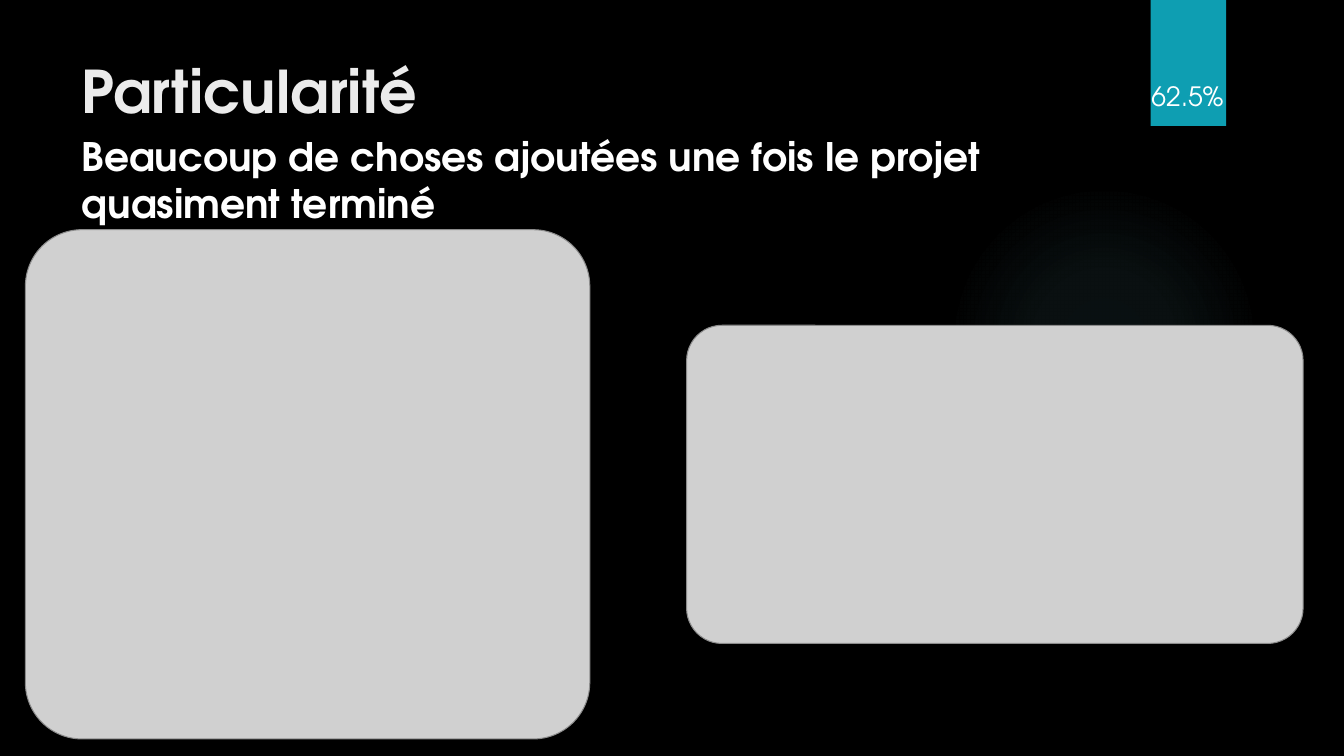
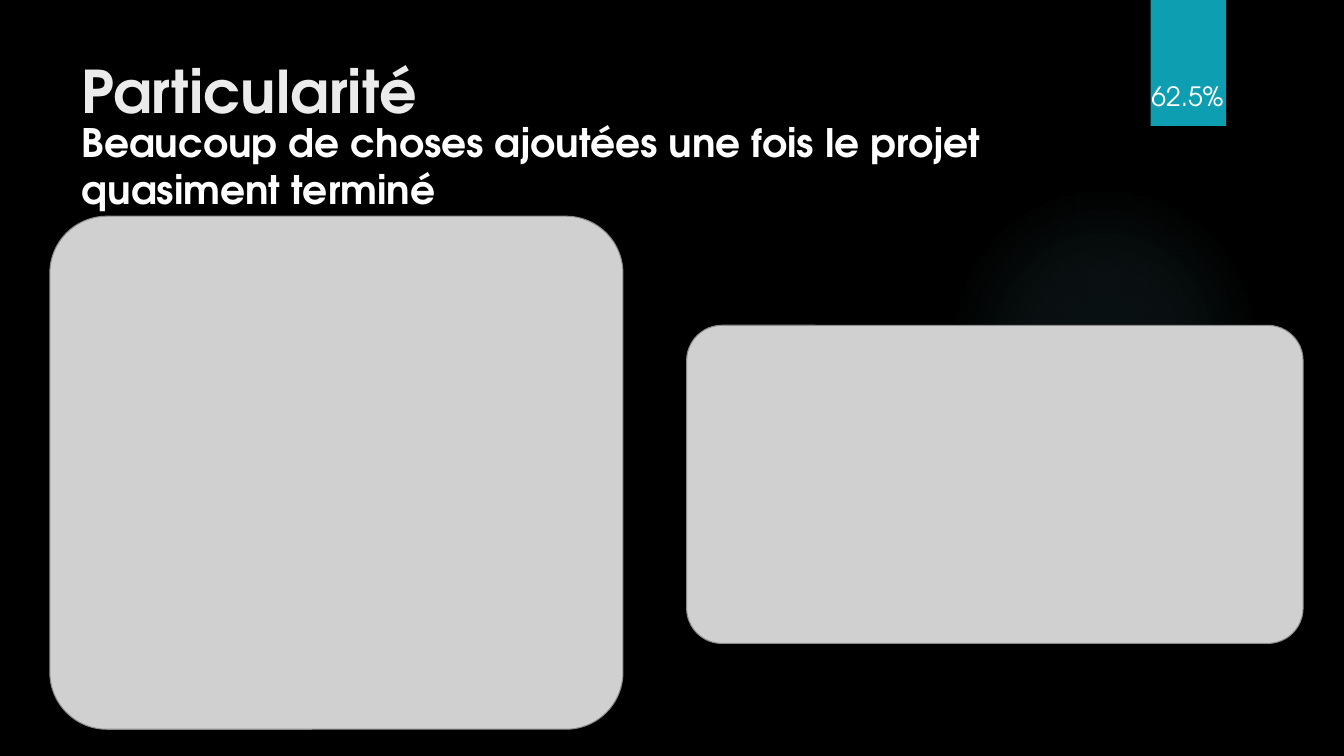
Before and after one commit to Daxank/TPI, a slide deck: slide 5 of TPI_Multiplix_presentation.pptx. Drawn at 1344x756 pixels with LibreOffice and Linux fonts; fonts in the diff are those of the drawing; grey boxes stand for pictures; background and template pictures are left out. Boxes give left, top, right and bottom in pixels: in the first picture for what was removed or moved away, otherwise in the second. Text is boxed around its words. In the diff, an @@ line names an element or a change of style, - is before the commit and + after.

```diff
--- a/TPI_Multiplix_presentation.pptx
+++ b/TPI_Multiplix_presentation.pptx
@@ text "Beaucoup de choses ajoutées une ...": place and size @@
-text "Beaucoup de choses ajoutées une ..." at [81, 139, 980, 234]
+text "Beaucoup de choses ajoutées une ..." at [81, 125, 980, 221]
@@ picture: place and size @@
-picture at [25, 230, 590, 739]
+picture at [49, 217, 623, 730]
```
Also in this commit, not shown: 5 other slides changed.
